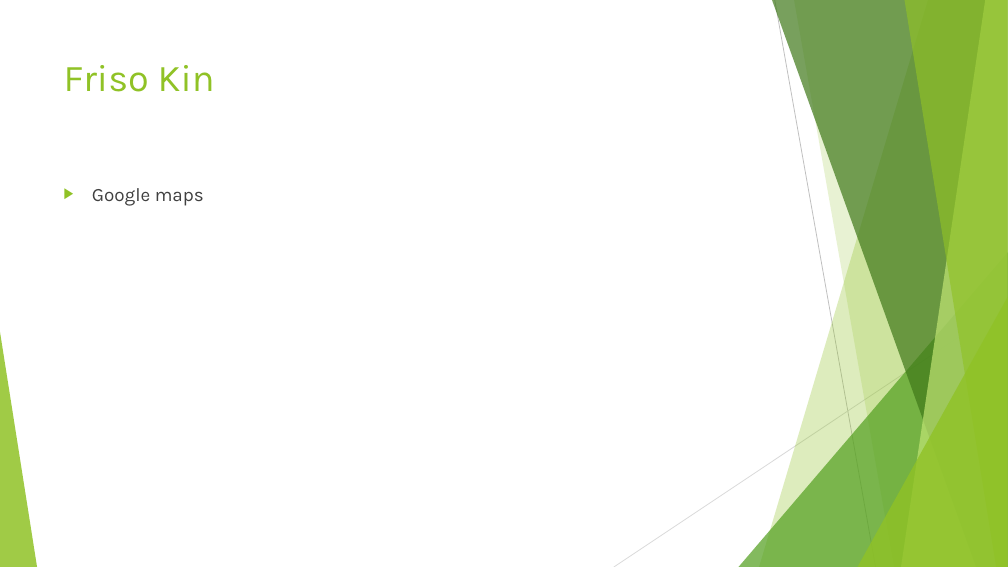
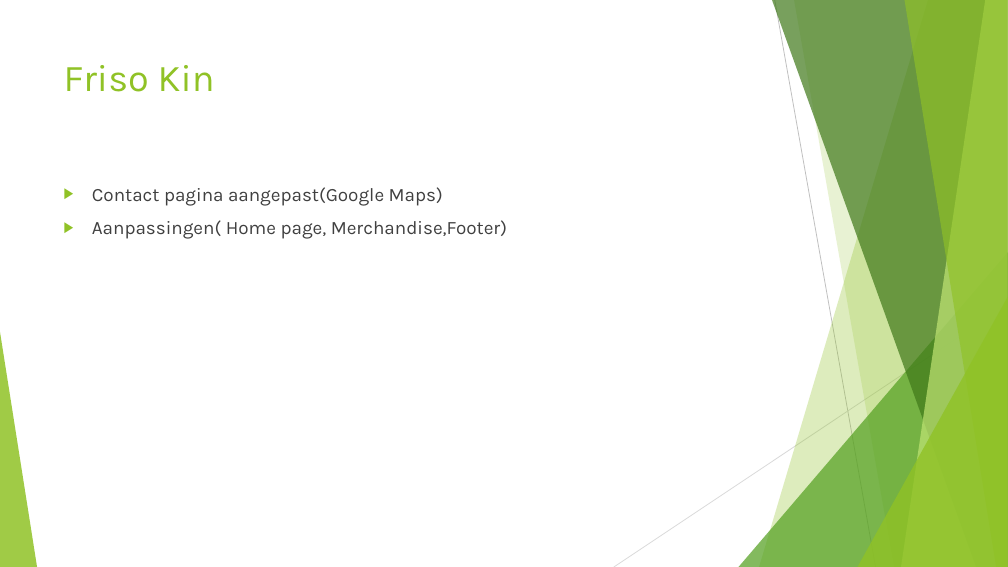
Before and after one commit to MennovanderKrift/vlambeer, a slide deck: slide 8 of presentatie_oplevering.pptx. Drawn at 1008x567 pixels with LibreOffice and Linux fonts; fonts in the diff are those of the drawing. Boxes give left, top, right and bottom in pixels: in the first picture for what was removed or moved away, otherwise in the second. Text is boxed around its words. In the diff, an @@ line names an element or a change of style, - is before the commit and + after.

```diff
--- a/presentatie_oplevering.pptx
+++ b/presentatie_oplevering.pptx
@@ text at bbox=[92, 187, 507, 239]: text changed @@
-▶ Google maps
+▶ Contact pagina aangepast(Google Maps)
+▶ Aanpassingen( Home page, Merchandise,Footer)
```
Also in this commit, not shown: 4 other slides changed, 1 slide added.
